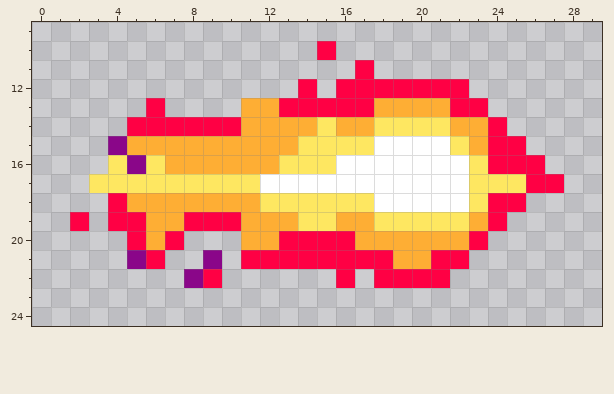
Two states of a pixel-art sprite, resources/forest/directional_bullet_orange/directional_bullet3.png. This is how it looked before the edit.
The file is 32x32 pixels. Shown: x 0..29, y 9..24.
And afterwards:
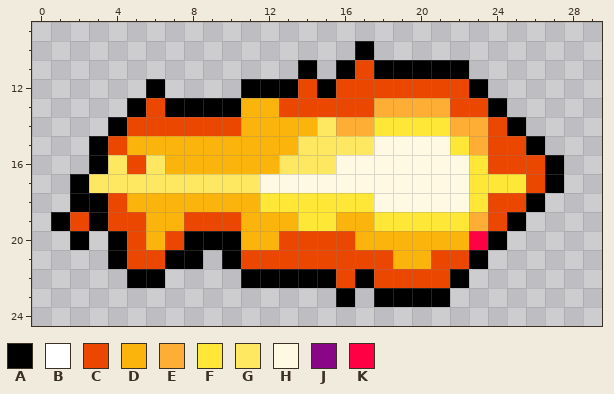
Palette (. is transparent): A #000000  B #ffffff  C #ec4700  D #fab40b  E #feae34  F #ffe737  G #fee761  H #fff9e4  J #8a0689  K #ff0044
Change:
Changed rows in their new state; - is an unchanged pixel.
first column x 1:
10 --------------.-A----------
11 -------------A-ACAAAAA-----
12 -----A----AAACACCCCCCCA----
13 ----ACAAAADDCCCCC----CCA---
14 ---ACCCCCCDDDD---FFFF--CA--
15 --ACDDDDDDDDD----HHHHF-CCA-
16 --A-C-DDDDDD---HHHHHHHFCCCA
17 -A---------HHHHHHHHHHHFFFCA
18 -AACDDDDDDDFFFFFFHHHHHFCCA-
19 ACACCDDCCCDDDFFDDFFFFF-CA--
20 -A-ACDCAAADDCCCCDDDDDD-A---
21 ---ACCAA.ACCCCCCCCDDCCA----
22 ----AA-..-AAAAACACCCCA-----
23 ---------------A-AAAA------
Where, in picture pixels (left, top, right, bottom), the same in both pictures:
changed: (51, 41, 564, 307)
